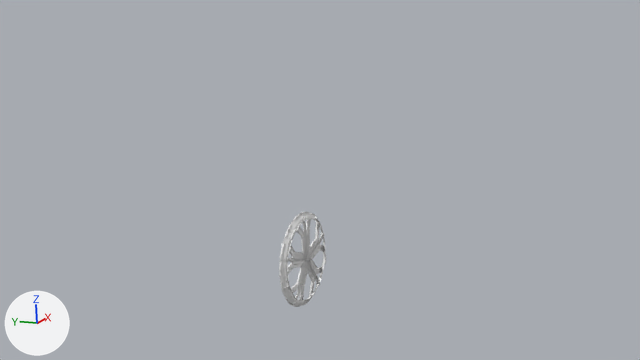
The Blender file Toyota-AE86/ToyotaHighPoly.blend: old version first, new version second.
The view is the same before and after, from the file's camera 'Camera'. The axes (+X, +Y, +Z) are drawn at lower left. The lights are the same throughout.

Script lines for the objects in view, before the commit:
```python
me_circle = bpy.data.meshes.new('Circle')
me_circle.from_pydata(...)  # 676 vertices, 653 faces, 20 loose edges; spans x -1.0..1.0, y -1.0..1.0, z -0.03..0.08
ob_circle = bpy.data.objects.new('Circle', me_circle)
ob_circle.location = (-0.15, -0.119, 0.69)
ob_circle.rotation_euler = (1.571, 0.0, 0.0)  # degrees (90, 0, 0)
ob_circle.scale = (0.189, 0.189, 0.189)
```
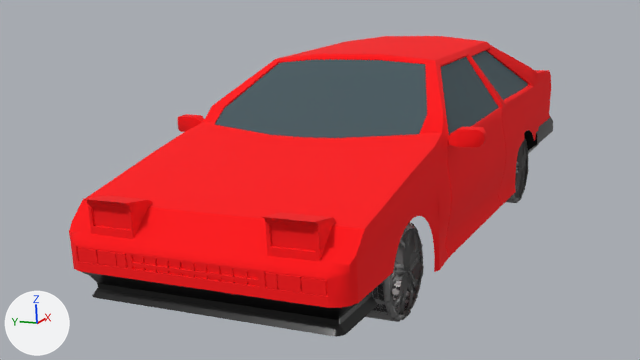
What changed in the scene script:
```text
Add mat_material_001:
    mat_material_001 = principled_material('Material.001')
    mat_material_001.base_color = (1.0, 0.0, 0.00226)  # red #ff0007
    mat_material_001.roughness = 1.0
Add mat_material_002:
    mat_material_002 = principled_material('Material.002')
    mat_material_002.base_color = (0.0609, 0.0975, 0.112)  # dark cyan #46585e
    mat_material_002.roughness = 1.0
Add mat_material:
    mat_material = principled_material('Material')
    mat_material.base_color = (0.0, 0.0, 0.0)  # black #000000
    mat_material.metallic = 0.116
    mat_material.roughness = 0.298
Change me_circle:
    used by ob_circle; location = (-0.15, -0.119, 0.69); rotation_euler = (1.571, 0.0, 0.0), in degrees (90, 0, 0); scale = (0.189, 0.189, 0.189)
    remove me_circle.from_pydata(...)  # 676 vertices, 653 faces, 20 loose edges; spans x -1.0..1.0, y -1.0..1.0, z -0.03..0.08
    add me_circle.from_pydata(...)  # 628 vertices, 600 faces; spans x -1.0..1.0, y -1.0..1.0, z 2.22..3.02
    me_circle part 1: 676 vertices removed from x -1.0..1.0, y -1.0..1.0, z -0.03..0.08
    me_circle part 2: 628 vertices added at x -1.0..1.0, y -1.0..1.0, z 2.22..3.02
    me_circle part 3: the surface is now shaded smooth
    add me_circle.materials.append(mat_material_004)  # grey #7c7c7c
Change ob_circle:
    ob_circle.location: (-0.15, -0.119, 0.69) -> (-0.15, 0.01, 0.69)
Add ob_frontlights:
    ob_frontlights = bpy.data.objects.new('FrontLights', me_cube_008.copy())  # the mesh of ob_frontlights; modifiers MIRROR
    ob_frontlights.location = (0.753, 0.0, 0.459)
    ob_frontlights.scale = (1.5, 0.625, 0.406)
Add ob_tofuwindow:
    ob_tofuwindow = bpy.data.objects.new('TofuWindow', me_cube_006.copy())  # the mesh of ob_tofuwindow; modifiers MIRROR
    ob_tofuwindow.location = (0.753, 0.0, 0.459)
    ob_tofuwindow.scale = (1.5, 0.625, 0.406)
Add ob_frontbumper:
    ob_frontbumper = bpy.data.objects.new('FrontBumper', me_cube.copy())  # the mesh of ob_frontbumper
    ob_frontbumper.location = (-0.726, 0.001, 0.703)
    ob_frontbumper.scale = (0.061, 0.0228, 0.061)
Add ob_driverwindow:
    ob_driverwindow = bpy.data.objects.new('DriverWindow', me_cube_005.copy())  # the mesh of ob_driverwindow; modifiers MIRROR
    ob_driverwindow.location = (0.753, 0.0, 0.459)
    ob_driverwindow.scale = (1.5, 0.625, 0.406)
Add ob_front_window:
    ob_front_window = bpy.data.objects.new('Front Window', me_cube_004.copy())  # the mesh of ob_front_window; modifiers MIRROR
    ob_front_window.location = (0.753, 0.0, 0.459)
    ob_front_window.scale = (1.5, 0.625, 0.406)
Add ob_car:
    ob_car = bpy.data.objects.new('Car', me_cube_001.copy())  # the mesh of ob_car; modifiers MIRROR
    ob_car.location = (0.753, 0.0, 0.459)
    ob_car.scale = (1.5, 0.625, 0.406)
Add ob_backbumper:
    ob_backbumper = bpy.data.objects.new('BackBumper', me_cube_002.copy())  # the mesh of ob_backbumper; modifiers MIRROR
    ob_backbumper.location = (-0.006, 0.001, 0.786)
    ob_backbumper.scale = (0.14, 0.14, 0.14)
Add ob_circle_001:
    ob_circle_001 = bpy.data.objects.new('Circle.001', me_circle_001)  # 628 vertices, 601 faces; spans x -1.0..1.0, y -1.0..1.0, z 2.22..3.02; in mat_material_004 (grey #7c7c7c); modifiers MIRROR
    ob_circle_001.location = (1.544, 0.01, 0.69)
    ob_circle_001.rotation_euler = (1.571, 0.0, 0.0)  # degrees (90, 0, 0)
    ob_circle_001.scale = (0.188, 0.188, 0.188)
Add ob_plane:
    ob_plane = bpy.data.objects.new('Plane', me_plane)  # 3360 vertices, 970 faces; spans x -29.6..29.6, y -10.2..10.2, z -10.2..10.2; in mat_material_003 (black #2d2d2f)
    ob_plane.location = (-0.15, 0.008, 0.691)
    ob_plane.rotation_euler = (0.0, 0.0, 1.571)  # degrees (0, 0, 90)
    ob_plane.scale = (0.0184, 0.0184, 0.0184)
```

Where the change shows, as pixel boxes (x1, y1, x2, y2) in the pictures (640 x 360 px):
'Car', added (red): after (69, 36, 551, 308)
'Front Window', added (cyan): after (215, 60, 427, 138)
'FrontBumper', added (black): after (80, 271, 378, 337)
'Circle', reshaped, moved: before (279, 212, 326, 307); after (365, 222, 424, 322)
'FrontLights', added (red): after (84, 195, 336, 262)
'DriverWindow', added (cyan): after (441, 57, 499, 135)
'TofuWindow', added (cyan): after (472, 51, 528, 100)
'Circle.001', added: after (506, 139, 529, 203)
'BackBumper', added: after (524, 116, 553, 153)
'Plane', added: after (372, 284, 414, 319)
part 1 of me_circle, deleted: before (279, 212, 326, 307)
part 2 of me_circle, added (black): after (365, 222, 424, 322)
